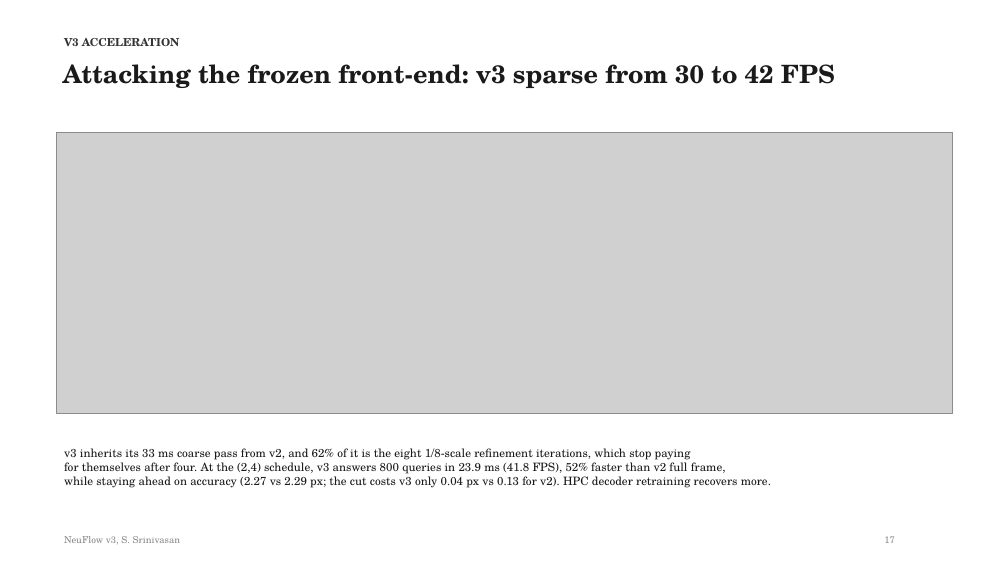
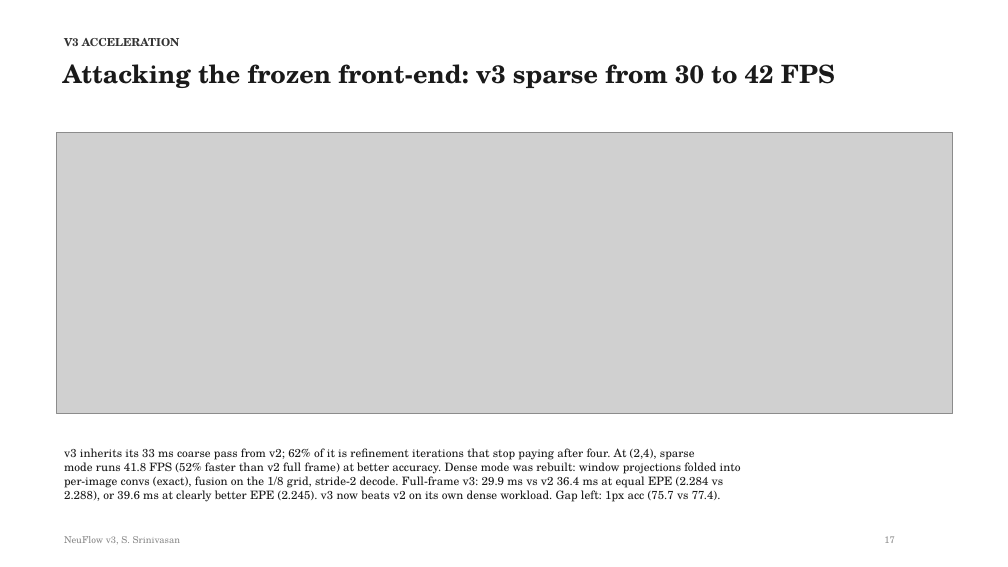
Before and after one commit to shrirag10/Neuflowv3, a slide deck: slide 17 of docs/NeuFlow_v3_status.pptx. Drawn at 1008x567 pixels with LibreOffice and Linux fonts; fonts in the diff are those of the drawing; grey boxes stand for pictures. Boxes give left, top, right and bottom in pixels: in the first picture for what was removed or moved away, otherwise in the second. Text is boxed around its words. In the diff, an @@ line names an element or a change of style, - is before the commit and + after.

Commit message:
Dense fast path: v3 full-frame now faster than v2 at equal accuracy
- forward_dense_fast: win_proj folded into per-image 3x3 convs (mathematically exact,
  verified: EPE identical), optional fusion-on-grid (+0.02 px), stride-2 decode (no
  measurable cost)
- Dense 384x1248: 326 -> 29.9 ms at (2,4) schedule; v2 needs 36.4 ms at same EPE
- decode_dense_fast(state, stride=2) added to model API

```diff
--- a/docs/NeuFlow_v3_status.pptx
+++ b/docs/NeuFlow_v3_status.pptx
@@ text at (64, 448, 741, 502): text changed @@
-v3 inherits its 33 ms coarse pass from v2, and 62% of it is the eight 1/8-scale refinement iterations, which stop paying
-for themselves after four. At the (2,4) schedule, v3 answers 800 queries in 23.9 ms (41.8 FPS), 52% faster than v2 full frame,
-while staying ahead on accuracy (2.27 vs 2.29 px; the cut costs v3 only 0.04 px vs 0.13 for v2). HPC decoder retraining recovers more.
+v3 inherits its 33 ms coarse pass from v2; 62% of it is refinement iterations that stop paying after four. At (2,4), sparse
+mode runs 41.8 FPS (52% faster than v2 full frame) at better accuracy. Dense mode was rebuilt: window projections folded into
+per-image convs (exact), fusion on the 1/8 grid, stride-2 decode. Full-frame v3: 29.9 ms vs v2 36.4 ms at equal EPE (2.284 vs
+2.288), or 39.6 ms at clearly better EPE (2.245). v3 now beats v2 on its own dense workload. Gap left: 1px acc (75.7 vs 77.4).
```
Also in this commit, not shown: 3 other files.
